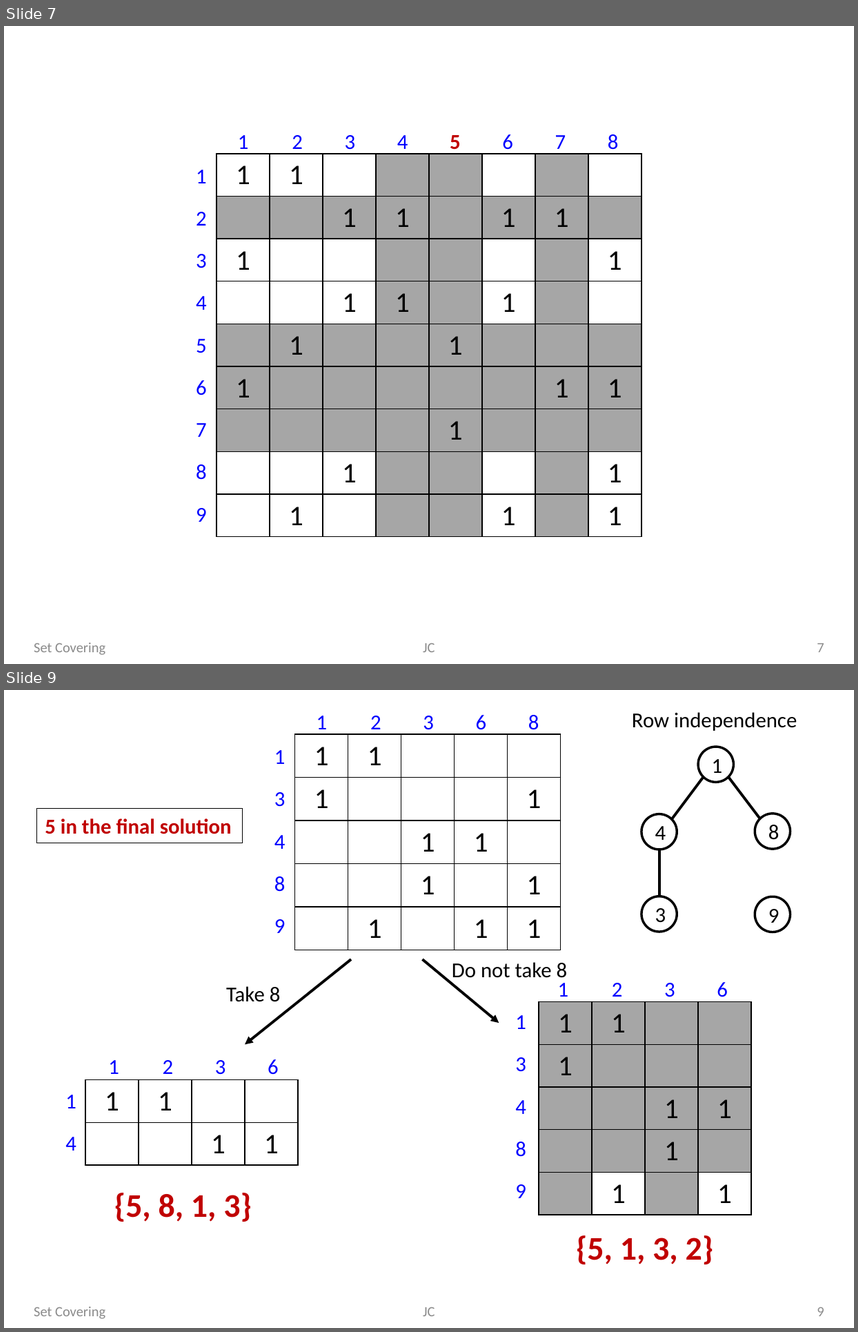
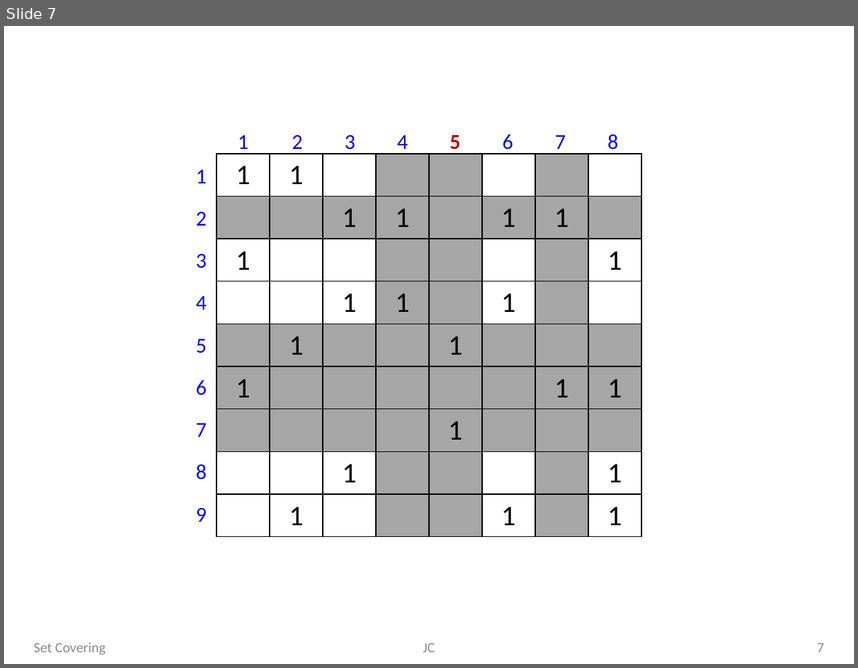
Before and after one commit to jproyo/upc-miri, a slide deck: avlsi/resources/SetCovering.pptx. Shown one above the other, each under a label of ours: slides 7 and 9 before the commit, slide 7 after it; the slides between them are not shown. The pictures are 858x1332 and 858x668 pixels, drawn with LibreOffice and Linux fonts; fonts in the diff are those of the drawing. Boxes give left, top, right and bottom in pixels: in the first picture for what was removed or moved away, otherwise in the second. Text is boxed around its words. In the diff, an @@ line names an element or a change of style, - is before the commit and + after.

```diff
--- a/avlsi/resources/SetCovering.pptx
+++ b/avlsi/resources/SetCovering.pptx
@@ slide 9 removed at bbox=[4, 690, 854, 1328], background #FFFFFF @@
@@ text removed at bbox=[317, 716, 328, 735] @@
-1
@@ text removed at bbox=[370, 716, 381, 735] @@
-2
@@ text removed at bbox=[423, 716, 434, 735] @@
-3
@@ text removed at bbox=[476, 715, 487, 735] @@
-6
@@ text removed at bbox=[528, 715, 539, 735] @@
-8
@@ group removed at bbox=[632, 712, 797, 932]: 5 ellipses, 3 lines, 1 text @@
-1
-4
-3
-8
-9
-Row independence
@@ text removed at bbox=[274, 750, 286, 764] @@
-1
@@ table removed at bbox=[294, 734, 558, 947], 5 rows, 5 columns @@
-1 | 1 |  |  | 
-1 |  |  |  | 1
- |  | 1 | 1 | 
- |  | 1 |  | 1
- | 1 |  | 1 | 1
@@ text removed at bbox=[274, 792, 286, 807] @@
-3
@@ rectangle removed at bbox=[36, 808, 242, 842] @@
-5 in the final solution
@@ text removed at bbox=[274, 835, 286, 849] @@
-4
@@ text removed at bbox=[274, 876, 286, 891] @@
-8
@@ text removed at bbox=[274, 919, 286, 933] @@
-9
@@ group removed at bbox=[422, 960, 728, 1198]: 10 texts, 1 arrow @@
-1
-2
-3
-6
-1
-3
-4
-8
-9
-Do not take 8
@@ group removed at bbox=[65, 960, 351, 1150]: 7 texts, 1 arrow @@
-1
-2
-3
-6
-1
-4
-Take 8
@@ table removed at bbox=[539, 1002, 749, 1214], 5 rows, 4 columns @@
-1 | 1 |  | 
-1 |  |  | 
- |  | 1 | 1
- |  | 1 | 
- | 1 |  | 1
@@ table removed at bbox=[85, 1079, 297, 1164], 2 rows, 4 columns @@
-1 | 1 |  | 
- |  | 1 | 1
@@ text removed at bbox=[114, 1192, 252, 1221] @@
-{5, 8, 1, 3}
@@ text removed at bbox=[576, 1235, 714, 1264] @@
-{5, 1, 3, 2}
@@ text removed at bbox=[34, 1306, 105, 1319] @@
-Set Covering
@@ text removed at bbox=[423, 1307, 435, 1316] @@
-JC
@@ page number removed at bbox=[817, 1307, 824, 1316] @@
-9
```
Also in this commit, not shown: 2 slides changed, 5 other files.
